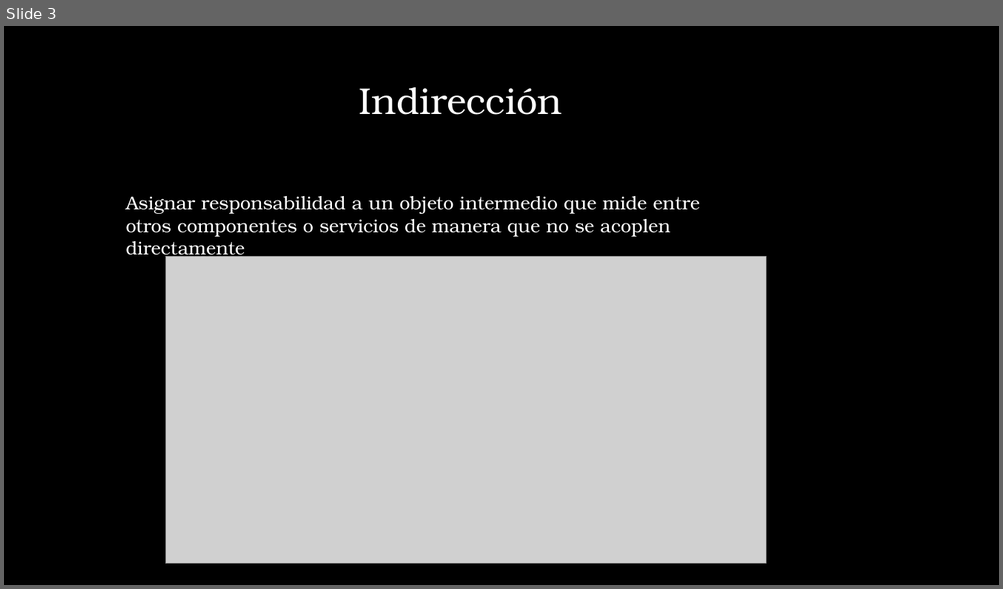
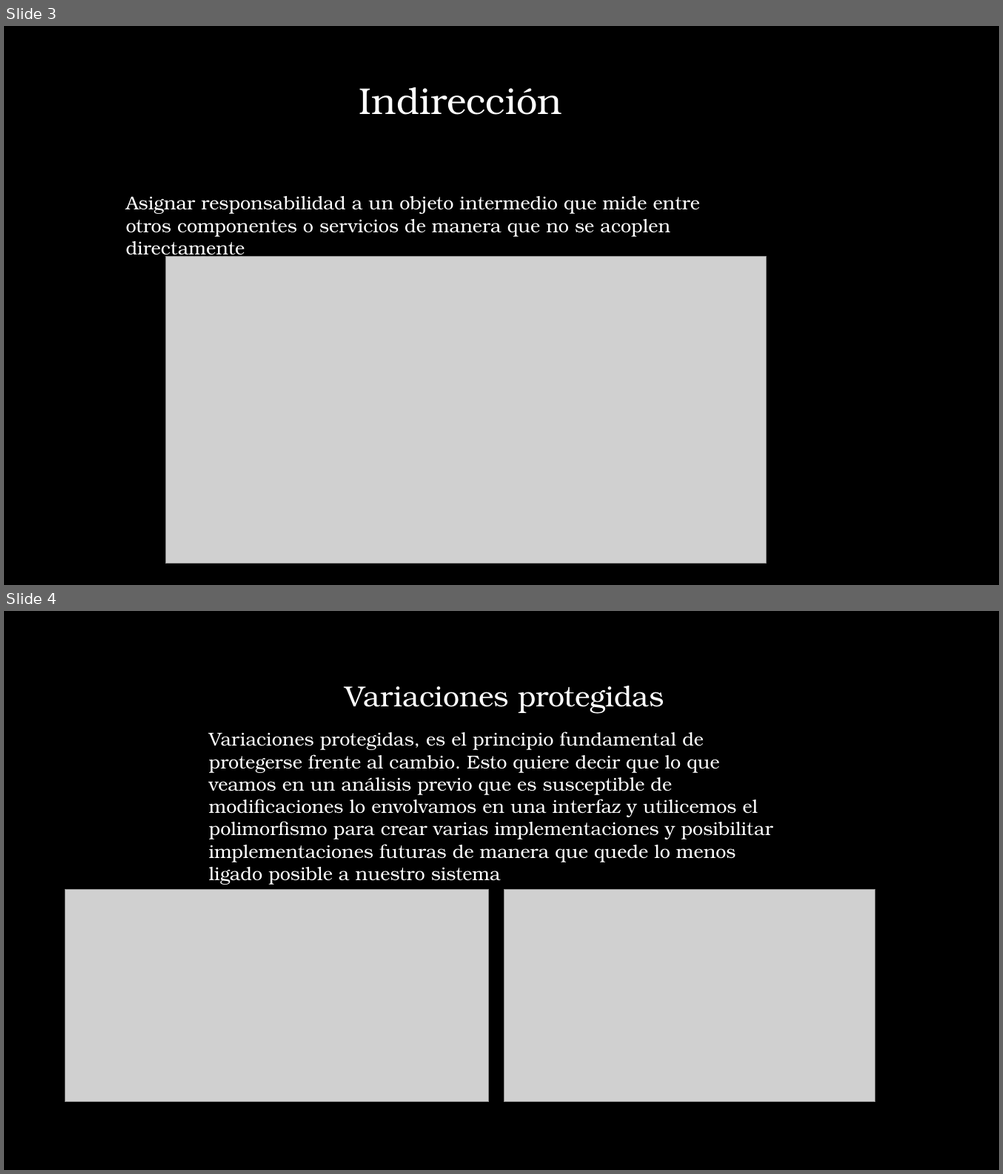
Before and after one commit to maikolweb/practica-git, a slide deck: exposicion.pptx. Shown one above the other, each under a label of ours: slide 3 before the commit, slides 3 and 4 after it. The pictures are 1003x589 and 1003x1174 pixels, drawn with LibreOffice and Linux fonts; fonts in the diff are those of the drawing; grey boxes stand for pictures; background and template pictures are left out. Boxes give left, top, right and bottom in pixels: in the first picture for what was removed or moved away, otherwise in the second. Text is boxed around its words. In the diff, an @@ line names an element or a change of style, - is before the commit and + after.

```diff
--- a/exposicion.pptx
+++ b/exposicion.pptx
@@ slide 4 added at box(4, 611, 999, 1170), background picture (left out) @@
@@ text added at box(345, 686, 664, 714), 28 pt, text #FFFFFF @@
+Variaciones protegidas
@@ text added at box(209, 732, 773, 863), 18 pt, text #FFFFFF @@
+Variaciones protegidas, es el principio fundamental de protegerse frente al cambio. Esto quiere decir que lo que veamos en un análisis previo que es susceptible de modificaciones lo envolvamos en una interfaz y utilicemos el polimorfismo para crear varias implementaciones y posibilitar implementaciones futuras de manera que quede lo menos ligado posible a nuestro sistema
@@ picture added at box(65, 890, 489, 1102) @@
@@ picture added at box(504, 890, 876, 1102) @@
```
Also in this commit, not shown: 1 slide removed.
